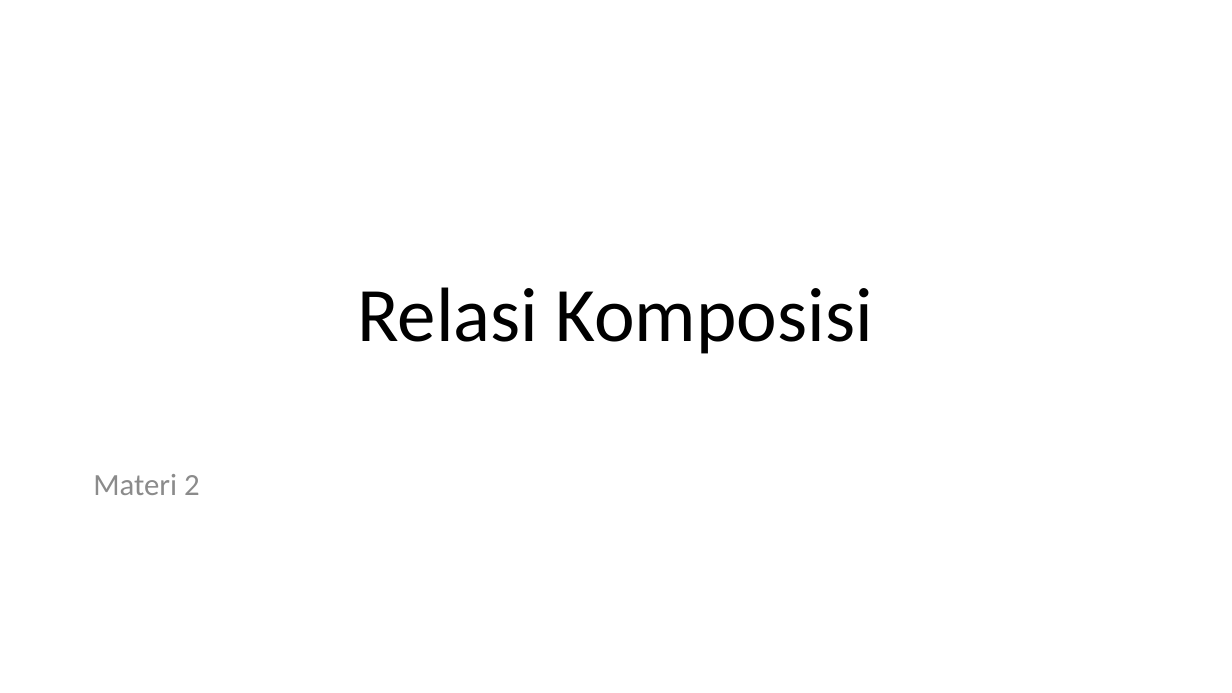
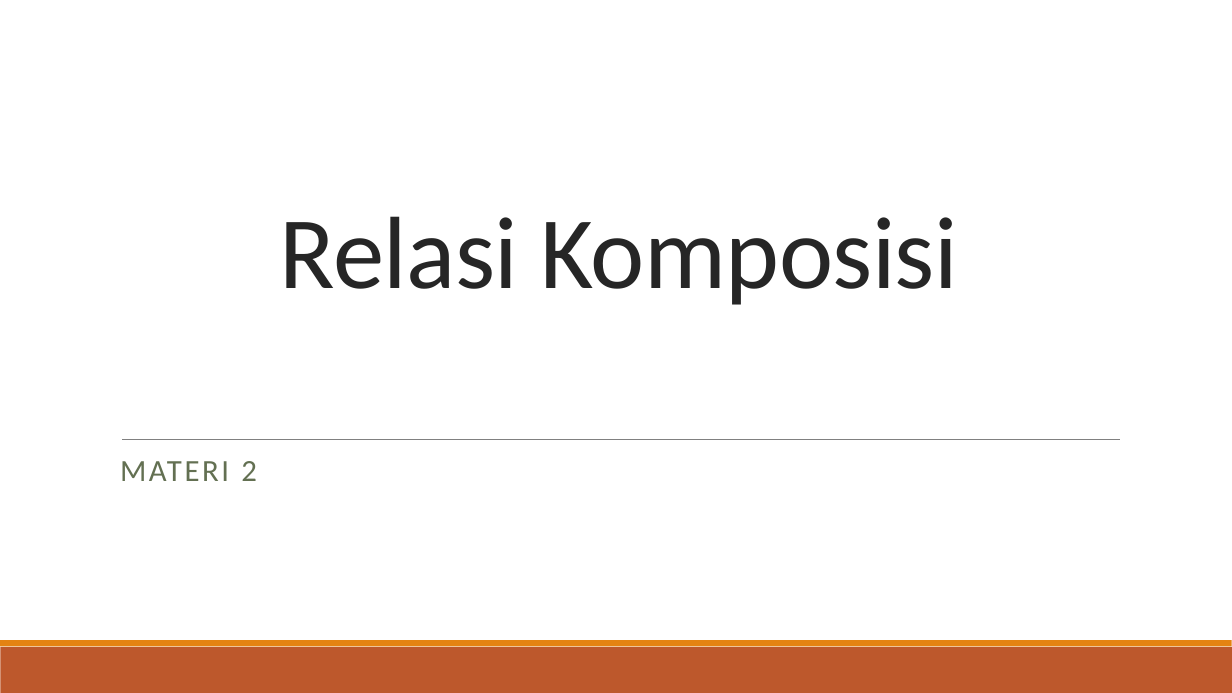
Before and after one commit to Ponita48/Tugas, a slide deck: slide 12 of Fuzzy/Poni - FAM/Fuzzy Associative Memory.pptx. Drawn at 1232x693 pixels with LibreOffice and Linux fonts; fonts in the diff are those of the drawing. Boxes give left, top, right and bottom in pixels: in the first picture for what was removed or moved away, otherwise in the second. Text is boxed around its words. In the diff, an @@ line names an element or a change of style, - is before the commit and + after.

```diff
--- a/Fuzzy/Poni - FAM/Fuzzy Associative Memory.pptx
+++ b/Fuzzy/Poni - FAM/Fuzzy Associative Memory.pptx
@@ title "Relasi Komposisi": place and size @@
-title "Relasi Komposisi" at <box>357,287,873,354</box>
+title "Relasi Komposisi" at <box>280,216,958,305</box>
@@ title "Relasi Komposisi" at <box>280,216,958,305</box>: size 60 to 80 pt, text colour #000000 to #262626, letter spacing 0 to -0.5 pt; line spacing 0.9 to 0.85 @@
@@ line added from (122, 439) to (1120, 439), #808080 0.5 pt @@
@@ text at <box>120,461,257,481</box>: text changed; text colour #8C8C8C to #637052 @@
-Materi 2
+MATERI 2
@@ rectangle added at <box>0,647,1232,693</box>, fill #BD582C @@
@@ rectangle added at <box>0,640,1232,647</box>, fill #E48312 @@
```
Also in this commit, not shown: 26 other slides changed, 1 other file.
